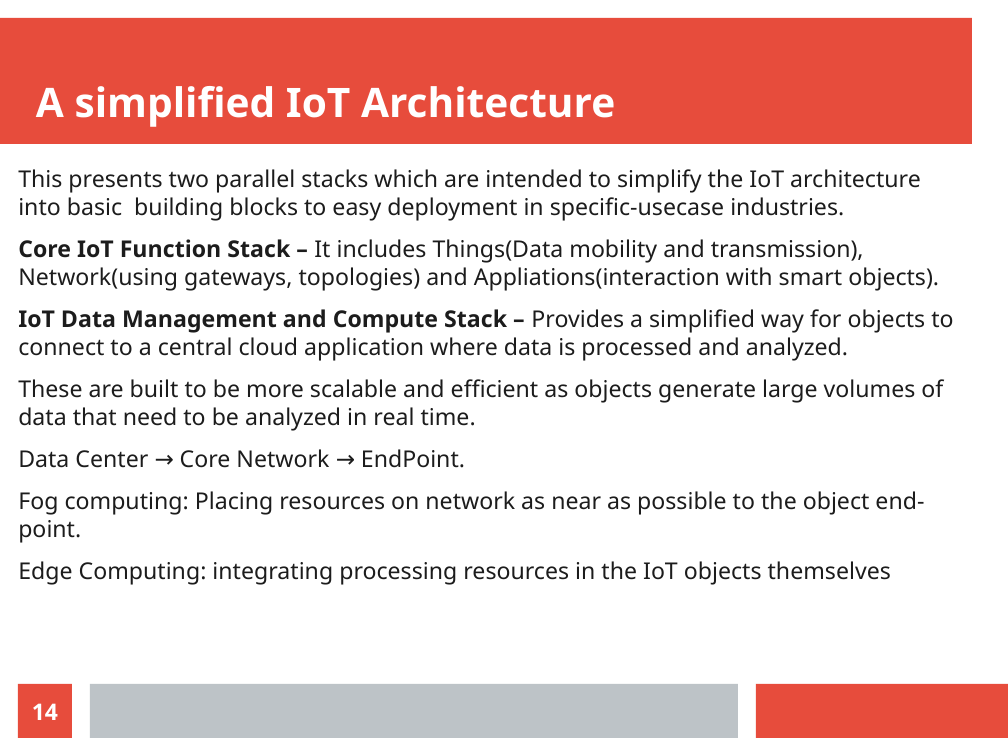
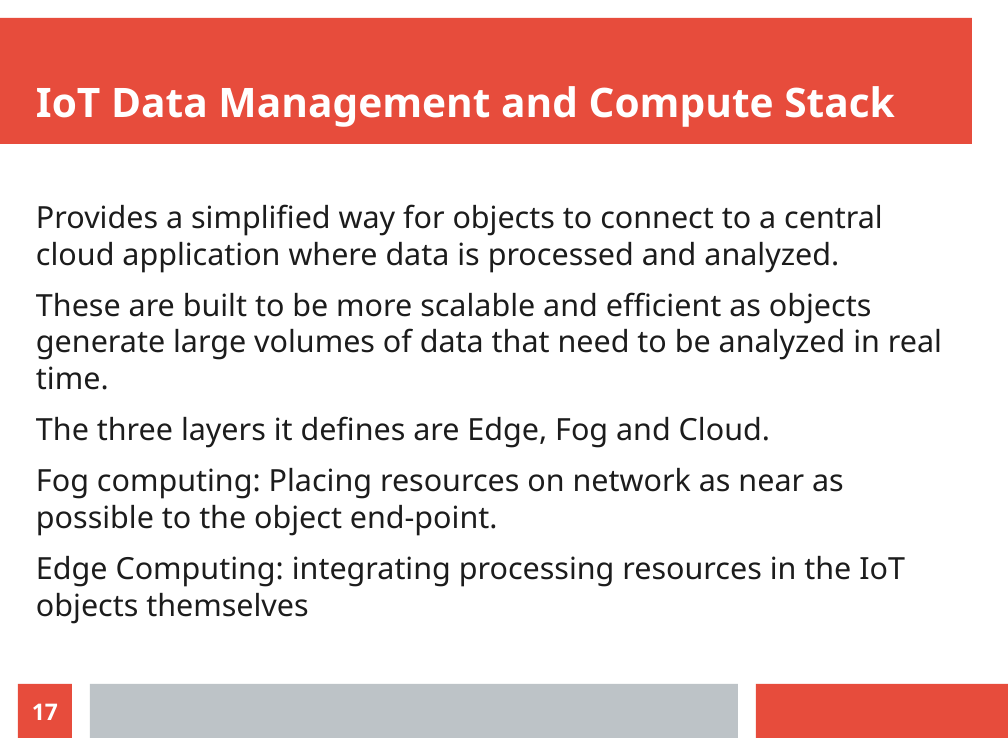
Before and after one commit to Dihfahsih1/Masters-Software-Engineering, a slide deck: slide 17 of yr-sem1/IoT/Chapter 2 and 3 slides.odp (slide 14 before the commit). Drawn at 1008x756 pixels with LibreOffice and Linux fonts; fonts in the diff are those of the drawing. Boxes give left, top, right and bottom in pixels: in the first picture for what was removed or moved away, otherwise in the second. Text is boxed around its words. In the diff, an @@ line names an element or a change of style, - is before the commit and + after.

Commit message:
add more slides

```diff
--- a/yr-sem1/IoT/Chapter 2 and 3 slides.odp
+++ b/yr-sem1/IoT/Chapter 2 and 3 slides.odp
@@ title at box(36, 86, 895, 127): text changed @@
-A simplified IoT Architecture
+IoT Data Management and Compute Stack
@@ text at box(36, 204, 883, 273): text changed; size 18.2 to 24.1 pt @@
-This presents two parallel stacks which are intended to simplify the IoT architecture into basic building blocks to easy deployment in specific-usecase industries.
-Core IoT Function Stack – It includes Things(Data mobility and transmission), Network(using gateways, topologies) and Appliations(interaction with smart objects).
-IoT Data Management and Compute Stack – Provides a simplified way for objects to connect to a central cloud application where data is processed and analyzed.
+Provides a simplified way for objects to connect to a central cloud application where data is processed and analyzed.
@@ text "Provides a simplified way for ...": place and size @@
-text "Provides a simplified way for ..." at box(18, 169, 953, 585)
+text "Provides a simplified way for ..." at box(36, 204, 942, 624)
@@ text at box(36, 292, 942, 624): size 18.2 to 24.1 pt in "These are built to be more scalable ...", "Fog computing: Placing resources on network as ...", "Edge Computing: integrating processing resources in the ..." @@
@@ text at box(36, 416, 770, 448): text changed; size 18.2 to 24.1 pt @@
-Data Center → Core Network → EndPoint.
+The three layers it defines are Edge, Fog and Cloud.
@@ page number at box(32, 703, 58, 720): text changed @@
-14
+17
```
Also in this commit, not shown: 3 slides added, 1 other file.
